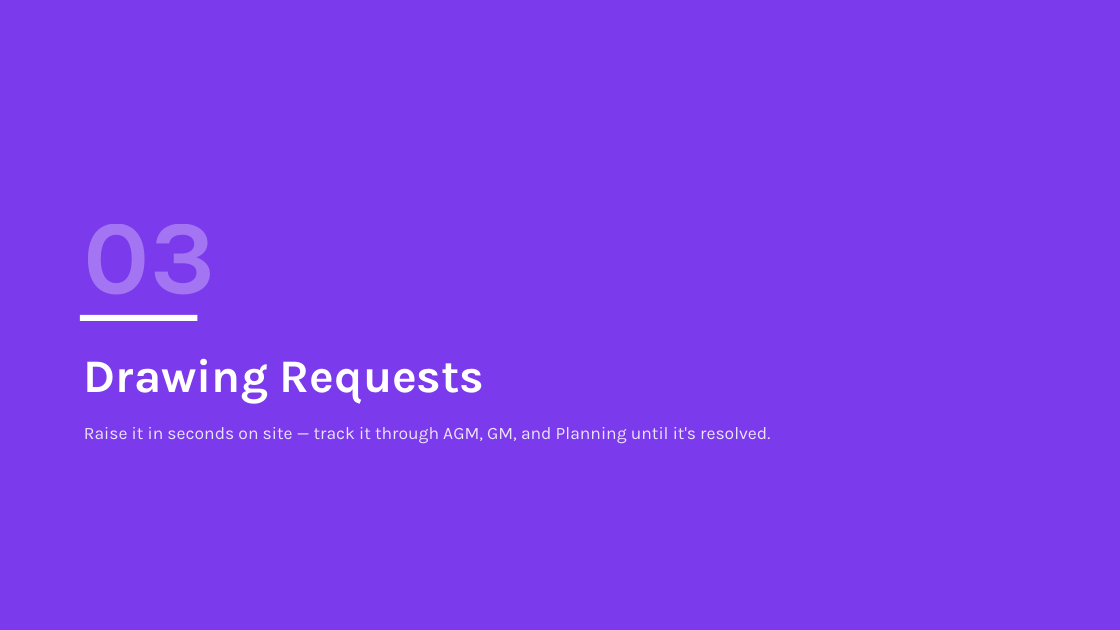
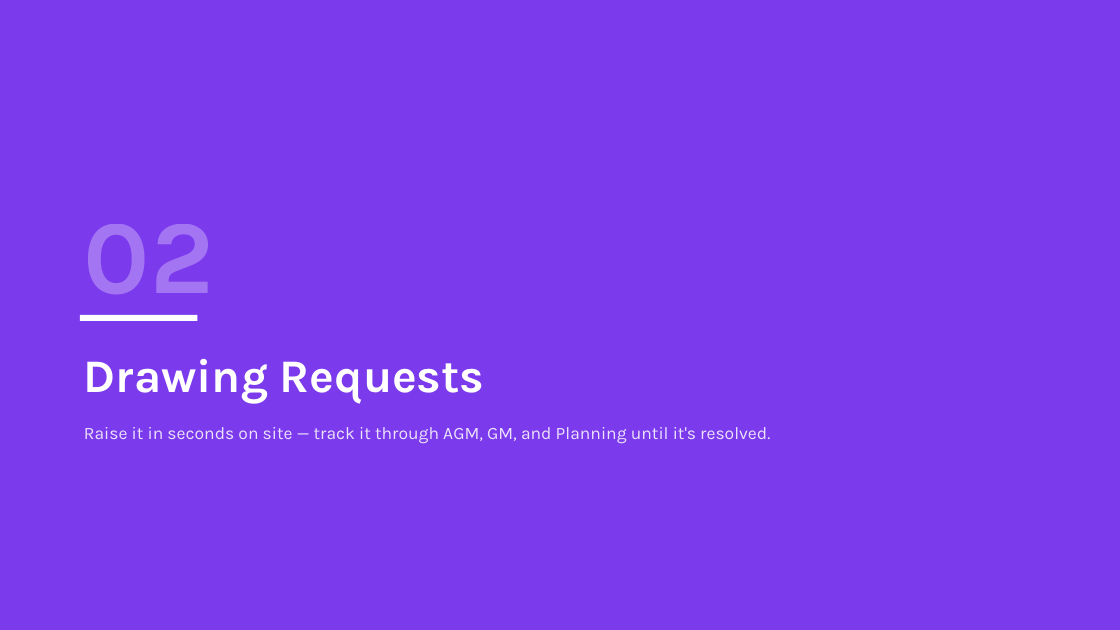
Before and after one commit to shipra-neoteric/VENDOR-BILLING-PORTAL, a slide deck: slide 8 of DRI_Dashboard_Overview.pptx (slide 10 before the commit). Drawn at 1120x630 pixels with LibreOffice and Linux fonts; fonts in the diff are those of the drawing. Boxes give left, top, right and bottom in pixels: in the first picture for what was removed or moved away, otherwise in the second. Text is boxed around its words. In the diff, an @@ line names an element or a change of style, - is before the commit and + after.

```diff
--- a/DRI_Dashboard_Overview.pptx
+++ b/DRI_Dashboard_Overview.pptx
@@ text at (x1=84, y1=224, x2=214, y2=319): text changed @@
-03
+02
```
Also in this commit, not shown: 11 other slides changed, 2 slides removed.
